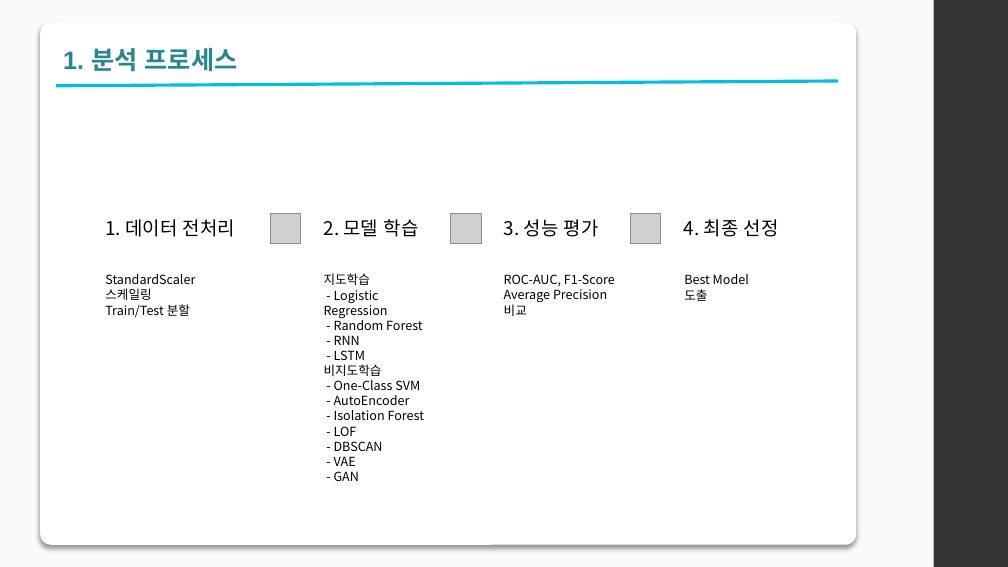
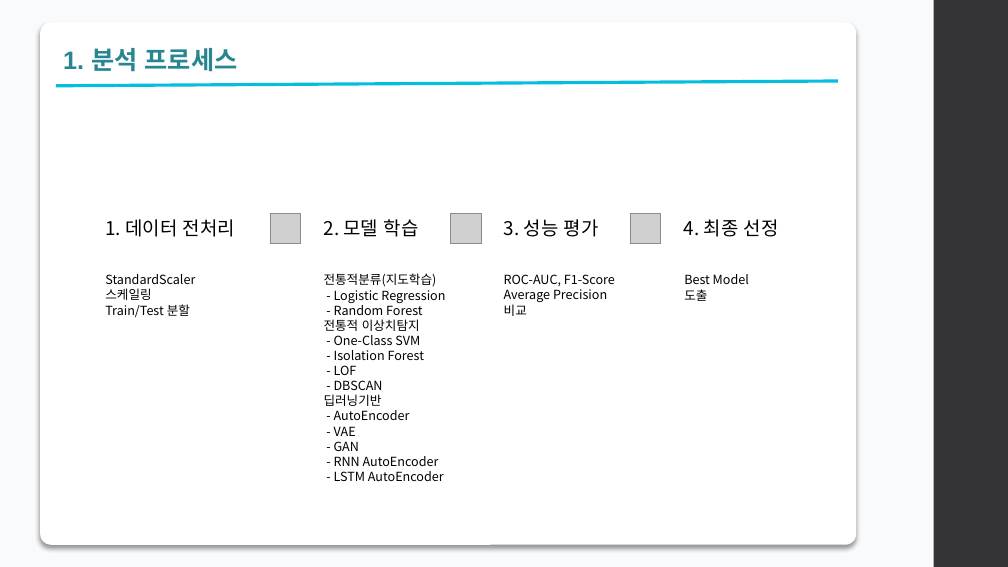
Before and after one commit to ganadaramabasa-a/card_pattern, a slide deck: slide 5 of 2025254004_이한울_신용카드이상결제탐지_완료발표.pptx. Drawn at 1008x567 pixels with LibreOffice and Linux fonts; fonts in the diff are those of the drawing; grey boxes stand for pictures. Boxes give left, top, right and bottom in pixels: in the first picture for what was removed or moved away, otherwise in the second. Text is boxed around its words. In the diff, an @@ line names an element or a change of style, - is before the commit and + after.

```diff
--- a/2025254004_이한울_신용카드이상결제탐지_완료발표.pptx
+++ b/2025254004_이한울_신용카드이상결제탐지_완료발표.pptx
@@ text at <box>324,273,437,287</box>: text changed @@
-지도학습
+전통적분류(지도학습)
@@ text at <box>324,319,420,331</box>: text changed @@
-- RNN
-- LSTM
-비지도학습
+전통적 이상치탐지
@@ text at <box>324,394,410,420</box>: paragraphs added @@
+딥러닝기반
+- AutoEncoder
@@ text at <box>334,395,410,405</box>: paragraph removed @@
-- AutoEncoder
@@ text at <box>334,456,444,481</box>: paragraphs added @@
+- RNN AutoEncoder
+- LSTM AutoEncoder
```
Also in this commit, not shown: 4 other slides changed.
